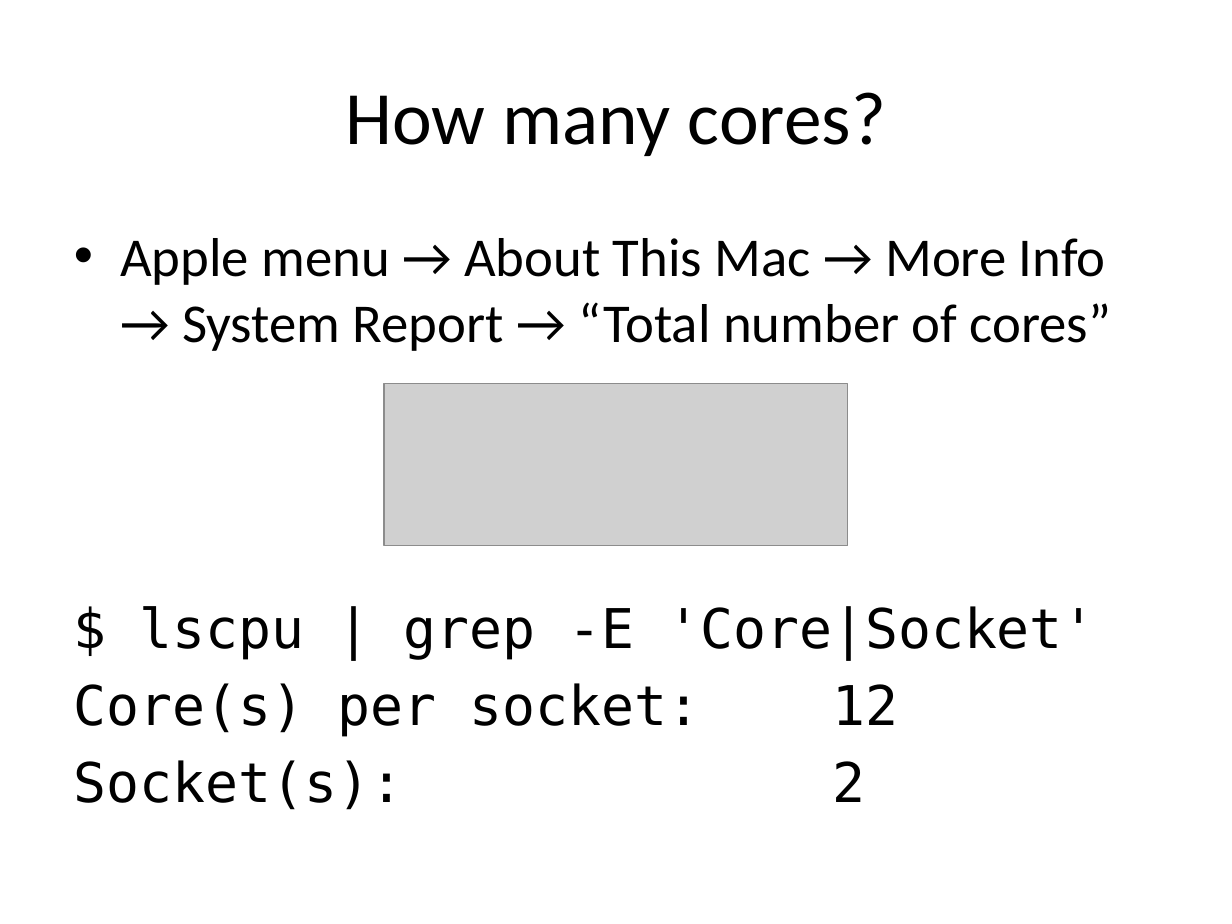
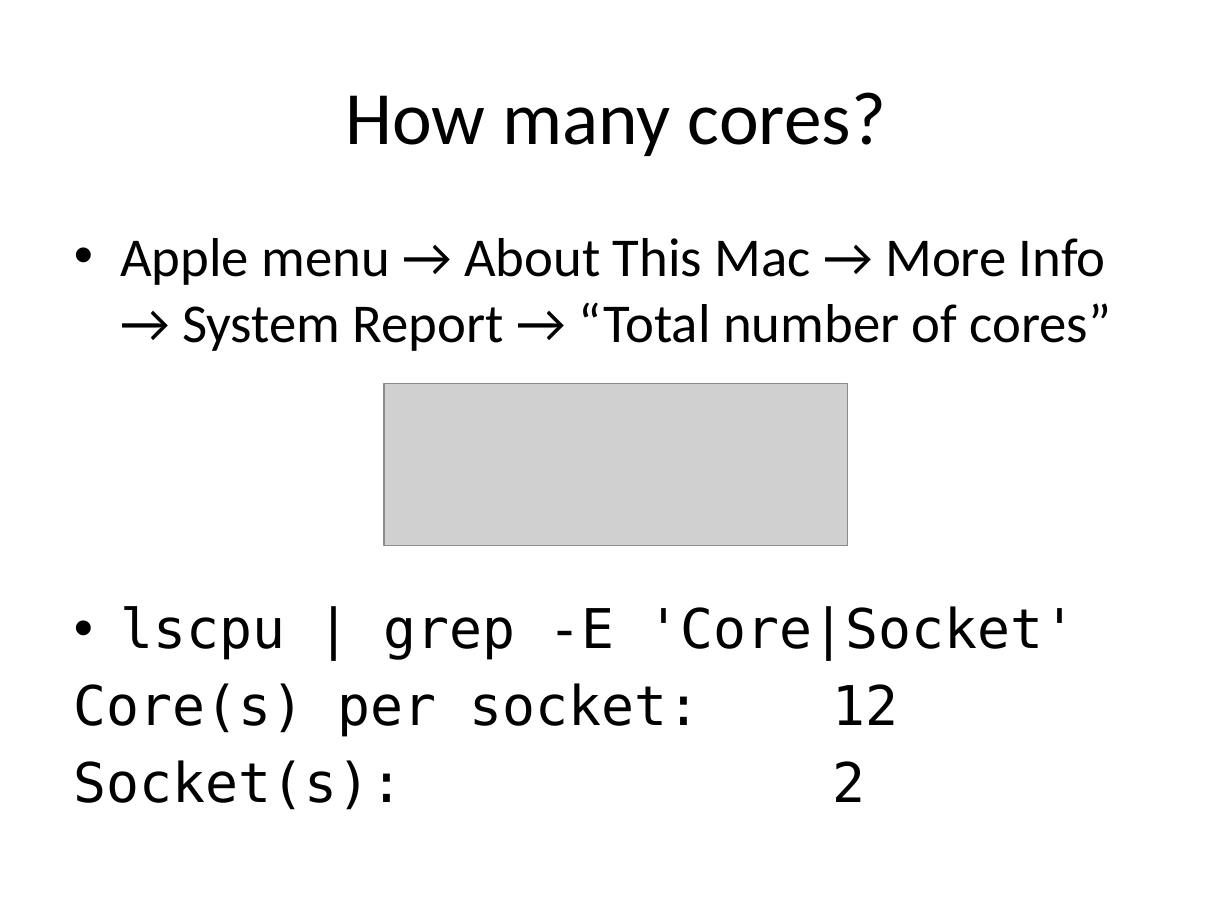
Before and after one commit to tsibley/Workflows-and-Parallel-Processing, a slide deck: slide 30 of CBG-2014-05-06.pptx (slide 26 before the commit). Drawn at 1232x924 pixels with LibreOffice and Linux fonts; fonts in the diff are those of the drawing; grey boxes stand for pictures. Boxes give left, top, right and bottom in pixels: in the first picture for what was removed or moved away, otherwise in the second. Text is boxed around its words. In the diff, an @@ line names an element or a change of style, - is before the commit and + after.

```diff
--- a/CBG-2014-05-06.pptx
+++ b/CBG-2014-05-06.pptx
@@ text at (120, 606, 1077, 660): text changed @@
-$ lscpu | grep -E 'Core|Socket'
+• lscpu | grep -E 'Core|Socket'
```
Also in this commit, not shown: 2 other slides changed, 15 slides added, 1 slide removed.
